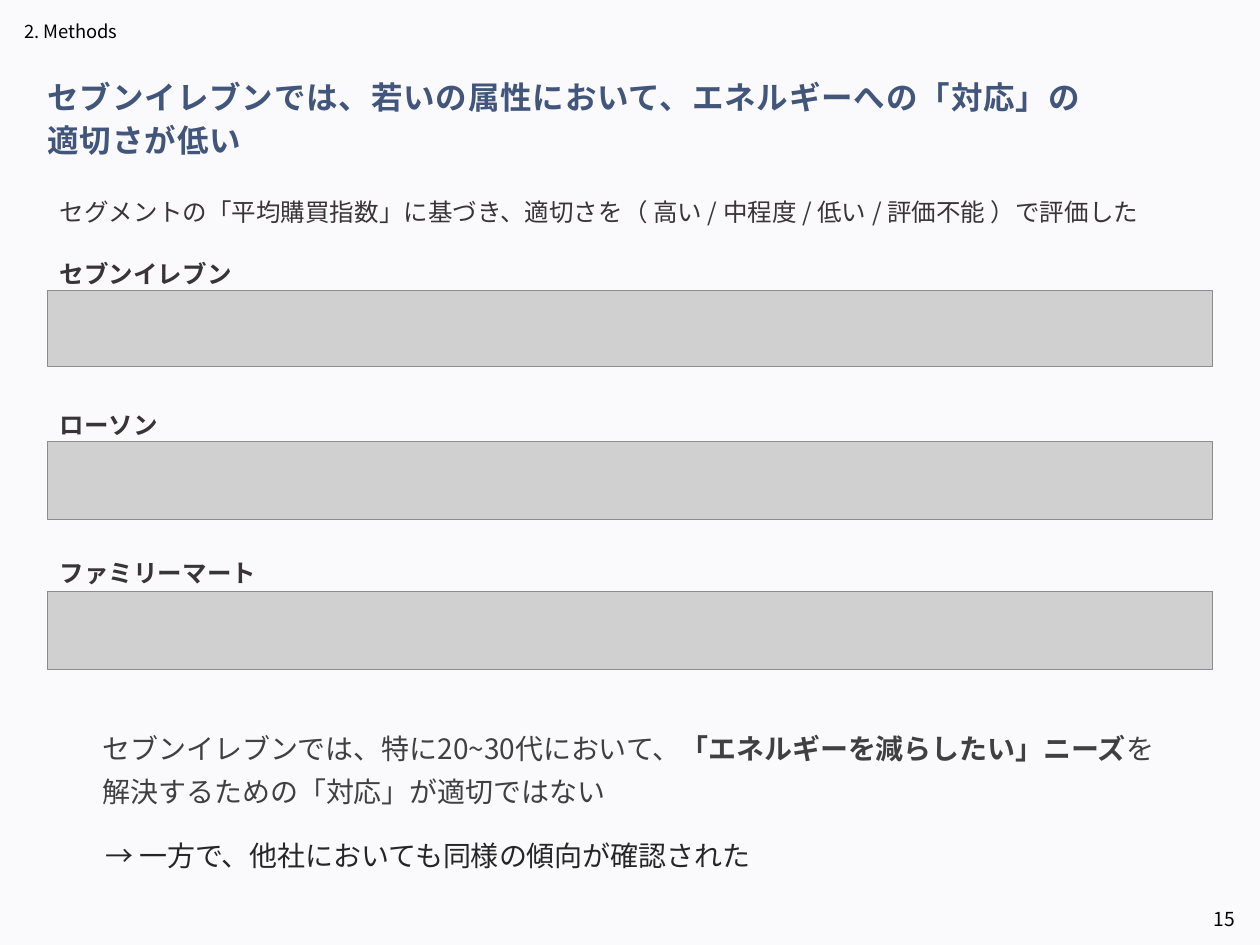
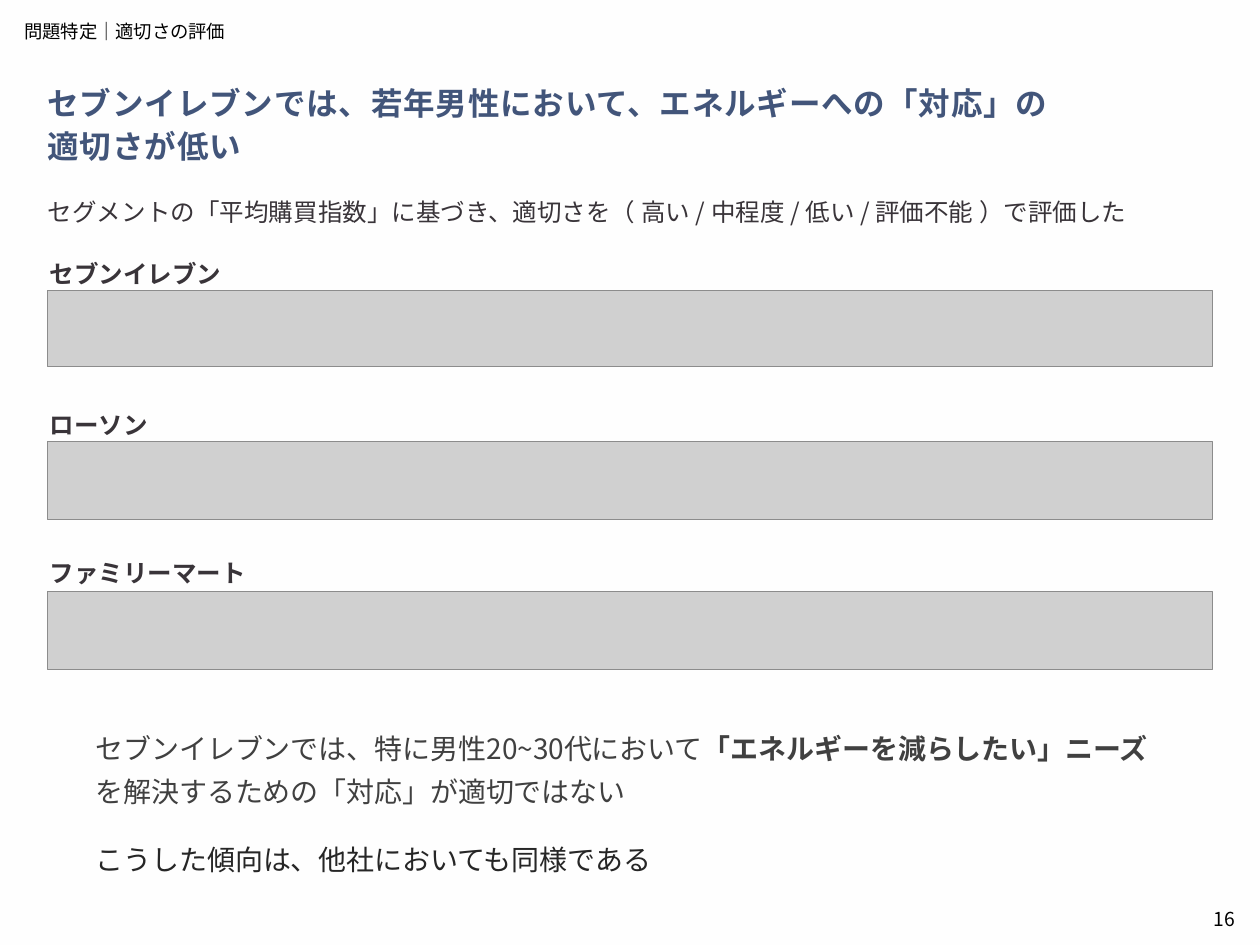
Before and after one commit to aoiseki0415/Accenture_CEO, a slide deck: slide 16 of 提出物一覧/アクセンチュア_中間発表.pptx (slide 15 before the commit). Drawn at 1260x945 pixels with LibreOffice and Linux fonts; fonts in the diff are those of the drawing; grey boxes stand for pictures. Boxes give left, top, right and bottom in pixels: in the first picture for what was removed or moved away, otherwise in the second. Text is boxed around its words. In the diff, an @@ line names an element or a change of style, - is before the commit and + after.

```diff
--- a/提出物一覧/アクセンチュア_中間発表.pptx
+++ b/提出物一覧/アクセンチュア_中間発表.pptx
@@ background #E7E6F4 at 19% opacity to #F5EDE9 at 4% opacity @@
@@ text removed at bbox=[24, 23, 118, 39] @@
-2. Methods
@@ text added at bbox=[24, 22, 225, 40], 10.5 pt, text #000000 @@
+問題特定｜適切さの評価
@@ text at bbox=[48, 88, 1048, 118]: text changed @@
-セブンイレブンでは、若いの属性において、エネルギーへの「対応」の
+セブンイレブンでは、若年男性において、エネルギーへの「対応」の
@@ text "セグメントの「平均購買指数」に基づき、適切さを（ 高い / 中程度 / ...": place and size @@
-text "セグメントの「平均購買指数」に基づき、適切さを（ 高い / 中程度 / ..." at bbox=[60, 200, 1138, 223]
+text "セグメントの「平均購買指数」に基づき、適切さを（ 高い / 中程度 / ..." at bbox=[48, 200, 1126, 223]
@@ 3 texts: place and size @@
-3 texts at bbox=[60, 262, 256, 584]
+3 texts at bbox=[50, 262, 246, 584]
@@ text at bbox=[96, 735, 1148, 805]: text changed @@
-セブンイレブンでは、特に20~30代において、「エネルギーを減らしたい」ニーズを解決するための「対応」が適切ではない
+セブンイレブンでは、特に男性20~30代において「エネルギーを減らしたい」ニーズを解決するための「対応」が適切ではない
@@ text at bbox=[96, 846, 651, 873]: text changed @@
-→ 一方で、他社においても同様の傾向が確認された
+こうした傾向は、他社においても同様である
@@ page number at bbox=[1213, 911, 1234, 927]: text changed @@
-15
+16
```
Also in this commit, not shown: 15 other slides changed, 7 slides added, 3 slides removed.
